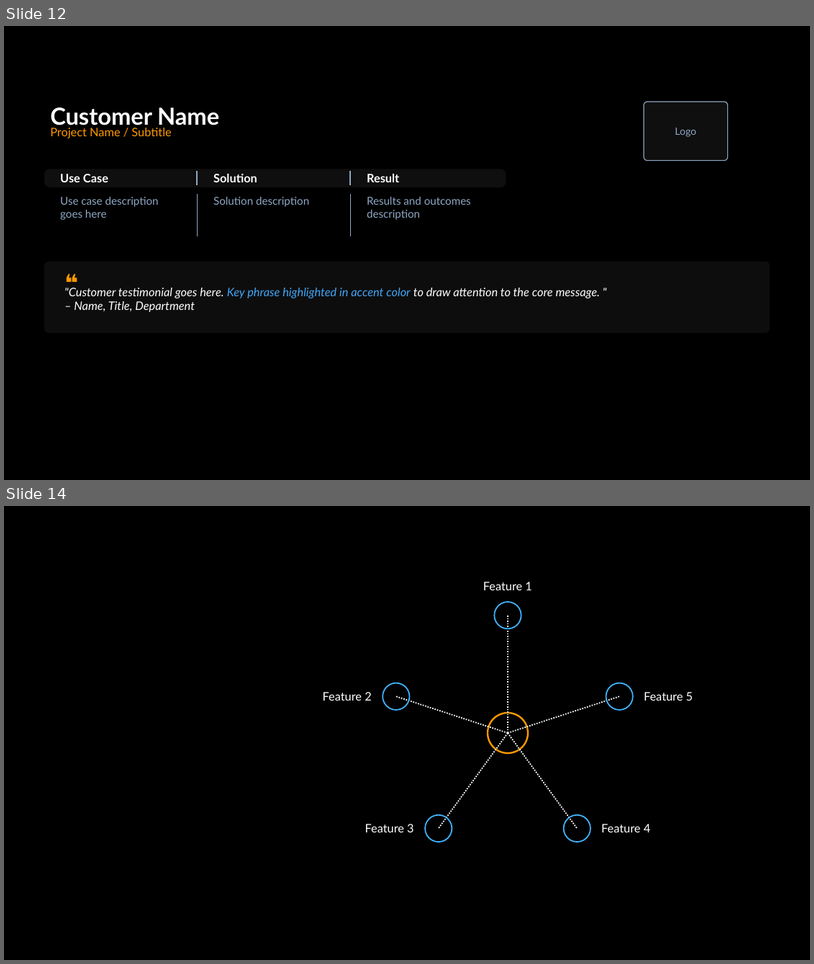
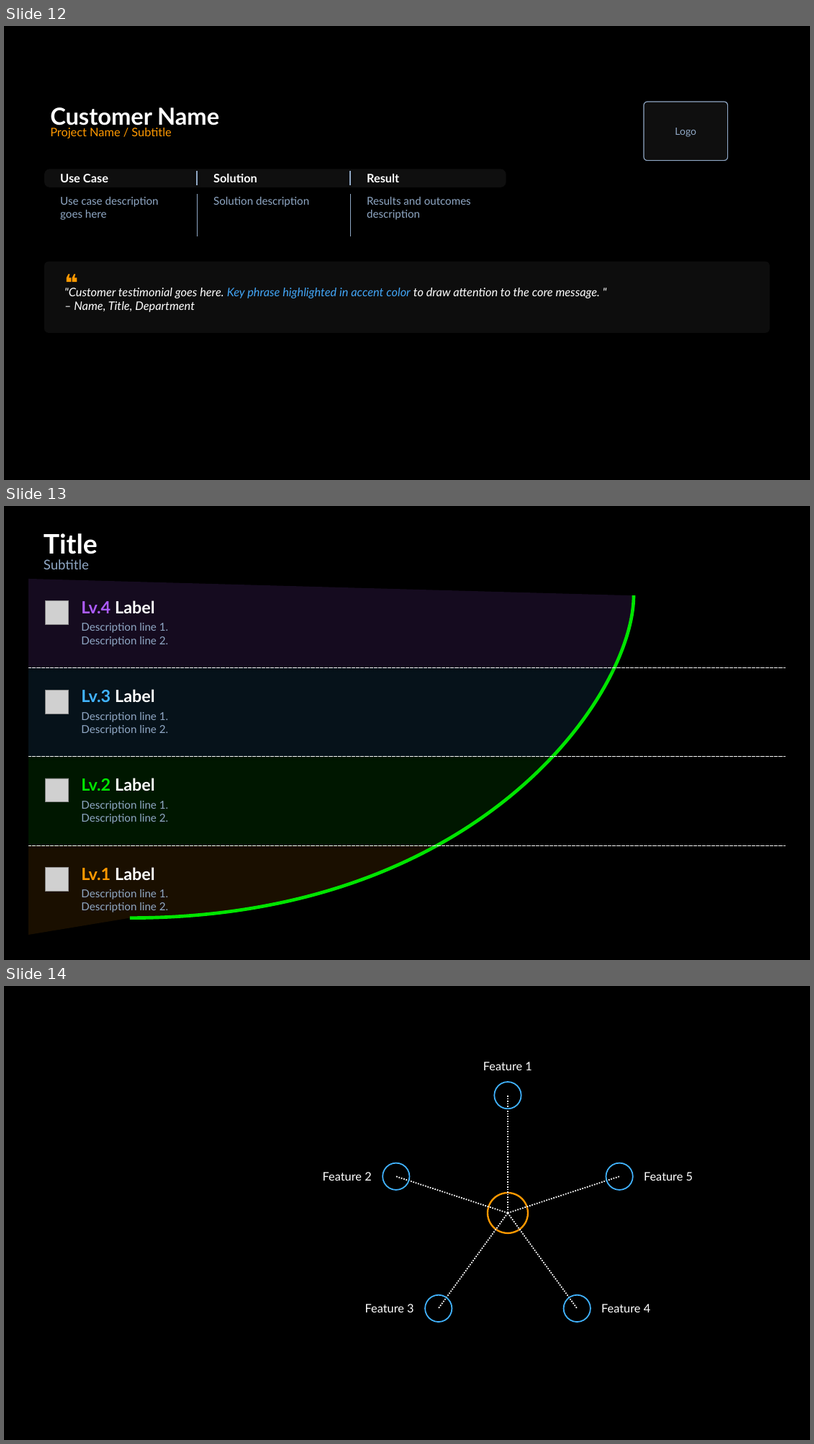
Before and after one commit to aws-samples/sample-spec-driven-presentation-maker, a slide deck: skill/references/examples/patterns.pptx. Shown one above the other, each under a label of ours: slides 12 and 14 before the commit, slides 12, 13 and 14 after it; the slides between them are not shown. The pictures are 814x964 and 814x1444 pixels, drawn with LibreOffice and Linux fonts; fonts in the diff are those of the drawing; grey boxes stand for pictures. Boxes give left, top, right and bottom in pixels: in the first picture for what was removed or moved away, otherwise in the second. Text is boxed around its words. In the diff, an @@ line names an element or a change of style, - is before the commit and + after.

```diff
--- a/skill/references/examples/patterns.pptx
+++ b/skill/references/examples/patterns.pptx
@@ slide 13 added at box(4, 506, 810, 960), background #000000 @@
@@ text added at box(44, 533, 98, 554), 32 pt, text #FFFFFF, bold @@
+Title
@@ text added at box(44, 559, 89, 569), 16 pt, text #8FA7C4 @@
+Subtitle
@@ freeform shape added at box(28, 579, 655, 667), fill #AD5CFF at 12% opacity @@
@@ freeform shape added at box(28, 579, 786, 934), outline #41B3FF 4 pt @@
@@ picture added at box(45, 601, 69, 625) @@
@@ text added at box(81, 600, 154, 613), 20 pt, text #FFFFFF, bold @@
+Lv.4 Label
@@ text added at box(81, 623, 168, 646), 13 pt, text #8FA7C4 @@
+Description line 1.
+Description line 2.
@@ freeform shape added at box(28, 667, 635, 757), fill #41B3FF at 10% opacity @@
@@ line added from (28, 667) to (786, 667), #FFFFFF 0.5 pt dashed @@
@@ picture added at box(45, 690, 69, 713) @@
@@ text added at box(81, 689, 154, 702), 20 pt, text #FFFFFF, bold @@
+Lv.3 Label
@@ text added at box(81, 712, 168, 735), 13 pt, text #8FA7C4 @@
+Description line 1.
+Description line 2.
@@ freeform shape added at box(28, 757, 574, 845), fill #00E500 at 10% opacity @@
@@ line added from (28, 757) to (786, 757), #FFFFFF 0.5 pt dashed @@
@@ picture added at box(45, 778, 69, 802) @@
@@ text added at box(81, 777, 154, 790), 20 pt, text #FFFFFF, bold @@
+Lv.2 Label
@@ text added at box(81, 800, 168, 824), 13 pt, text #8FA7C4 @@
+Description line 1.
+Description line 2.
@@ freeform shape added at box(28, 845, 458, 934), fill #FF9900 at 10% opacity @@
@@ line added from (28, 845) to (786, 845), #FFFFFF 0.5 pt dashed @@
@@ picture added at box(45, 867, 69, 890) @@
@@ text added at box(81, 867, 154, 880), 20 pt, text #FFFFFF, bold @@
+Lv.1 Label
@@ text added at box(81, 889, 168, 912), 13 pt, text #8FA7C4 @@
+Description line 1.
+Description line 2.
```
Also in this commit, not shown: 4 slides changed, 1 other slide added, 2 slides removed.
